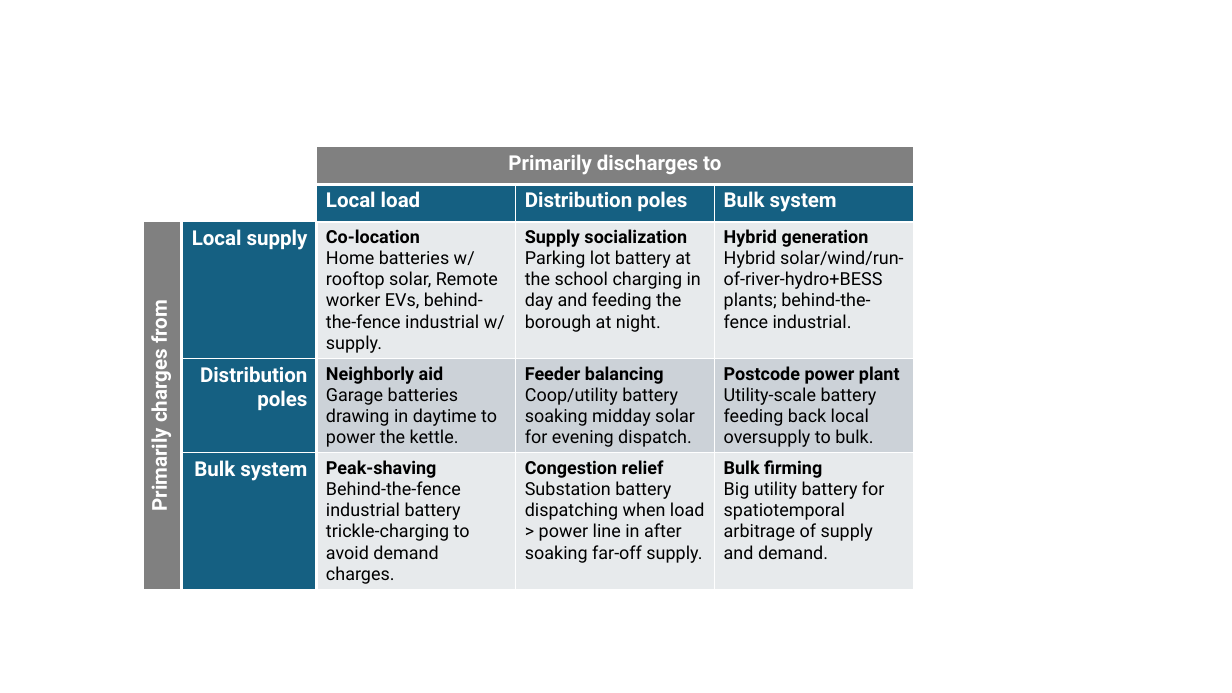
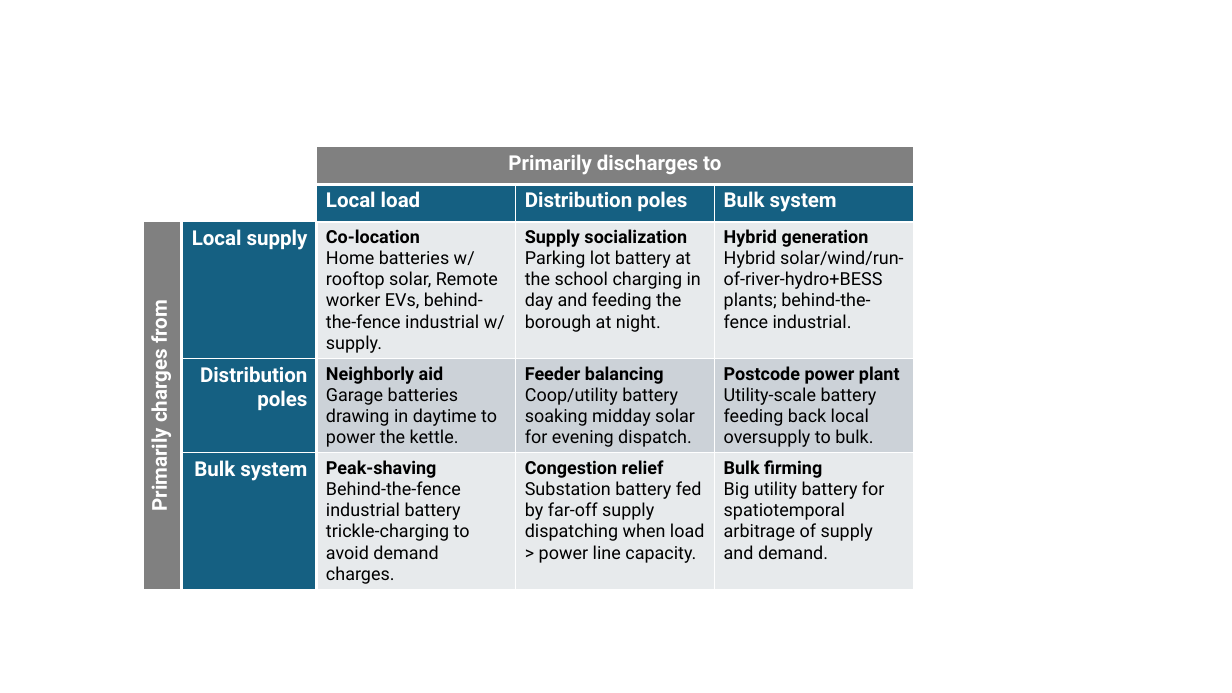
Before and after one commit to jotisl/enerjol, a slide deck: slide 3 of content/images/img_batteries/Sketches.pptx. Drawn at 1232x693 pixels with LibreOffice and Linux fonts; fonts in the diff are those of the drawing. Boxes give left, top, right and bottom in pixels: in the first picture for what was removed or moved away, otherwise in the second. Text is boxed around its words. In the diff, an @@ line names an element or a change of style, - is before the commit and + after.

```diff
--- a/content/images/img_batteries/Sketches.pptx
+++ b/content/images/img_batteries/Sketches.pptx
@@ table at (143, 147, 912, 588) @@
-row 5, column 4: Congestion relief / Substation battery dispatching when load > power line in after soaking far-off supply.
+row 5, column 4: Congestion relief / Substation battery fed by far-off supply dispatching when load > power line capacity.
```
Also in this commit, not shown: 1 other file.
